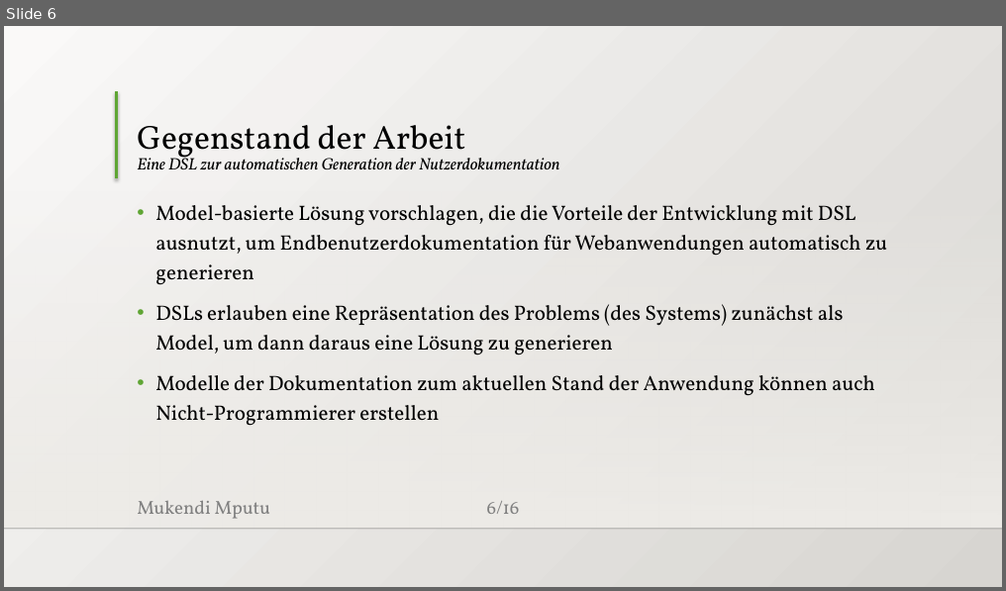
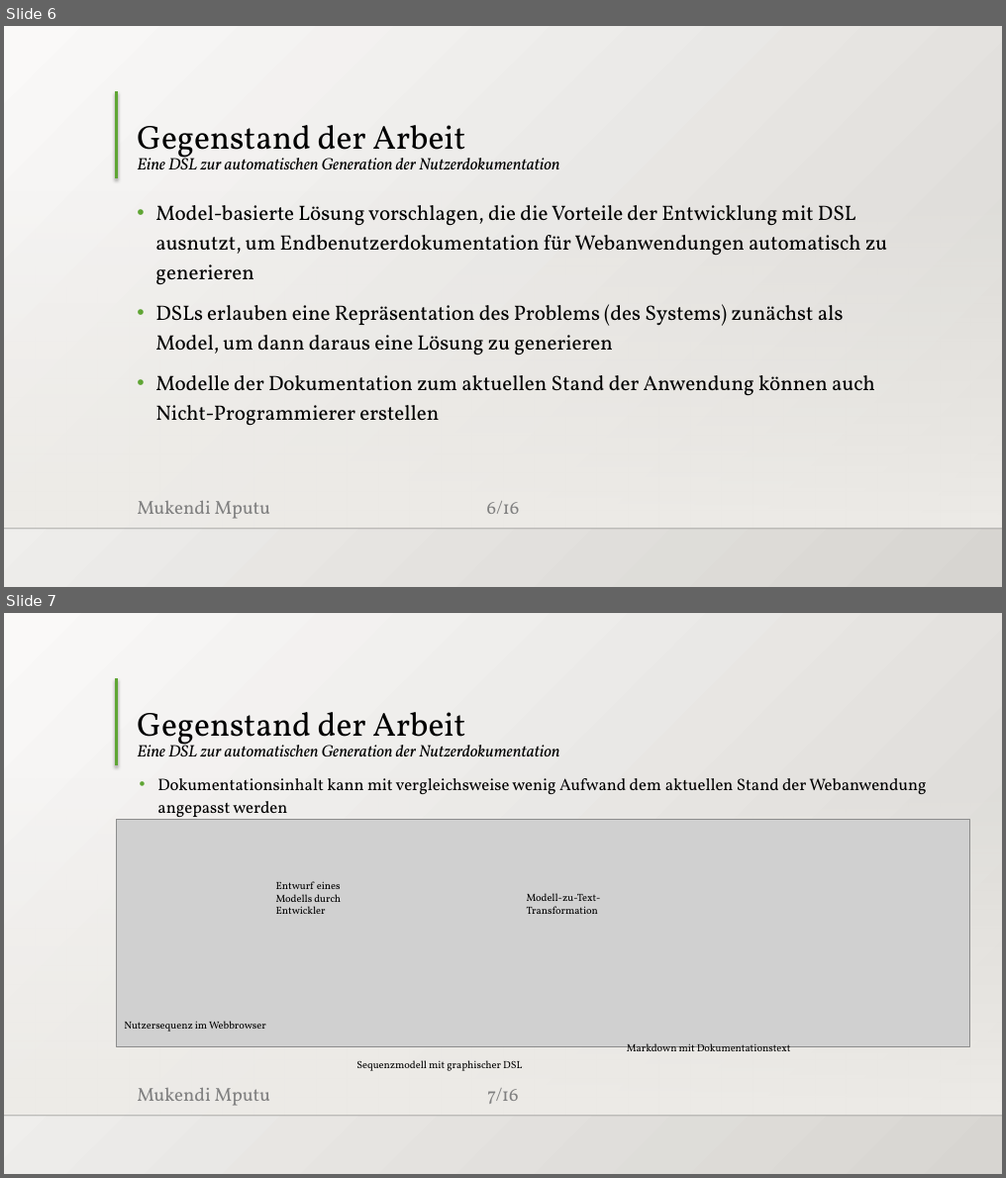
Before and after one commit to MukendiMputu/BachelorThesis, a slide deck: Abschlussvortrag.pptx. Shown one above the other, each under a label of ours: slide 6 before the commit, slides 6 and 7 after it. The pictures are 1006x591 and 1006x1178 pixels, drawn with LibreOffice and Linux fonts; fonts in the diff are those of the drawing; grey boxes stand for pictures; background and template pictures are left out. Boxes give left, top, right and bottom in pixels: in the first picture for what was removed or moved away, otherwise in the second. Text is boxed around its words. In the diff, an @@ line names an element or a change of style, - is before the commit and + after.

```diff
--- a/Abschlussvortrag.pptx
+++ b/Abschlussvortrag.pptx
@@ slide 7 added at <box>4,613,1002,1174</box>, background gradient #FAFAF9 to #D7D5D2; not listed: 5 template elements that a slide beside it also shows @@
@@ title added at <box>137,712,560,757</box>, 16 pt, text #000000, italic @@
+Gegenstand der Arbeit
+Eine DSL zur automatischen Generation der Nutzerdokumentation
@@ text added at <box>157,778,926,820</box>, 16 pt, text #000000 @@
+• Dokumentationsinhalt kann mit vergleichsweise wenig Aufwand dem aktuellen Stand der Webanwendung angepasst werden
@@ group added at <box>116,819,969,1071</box>: 5 texts, 1 picture @@
+Nutzersequenz im Webbrowser
+Sequenzmodell mit graphischer DSL
+Modell-zu-Text- Transformation
+Entwurf eines Modells durch Entwickler
+Markdown mit Dokumentationstext
```
Also in this commit, not shown: 1 slide changed, 2 other slides added, 1 slide removed, 5 other files.
